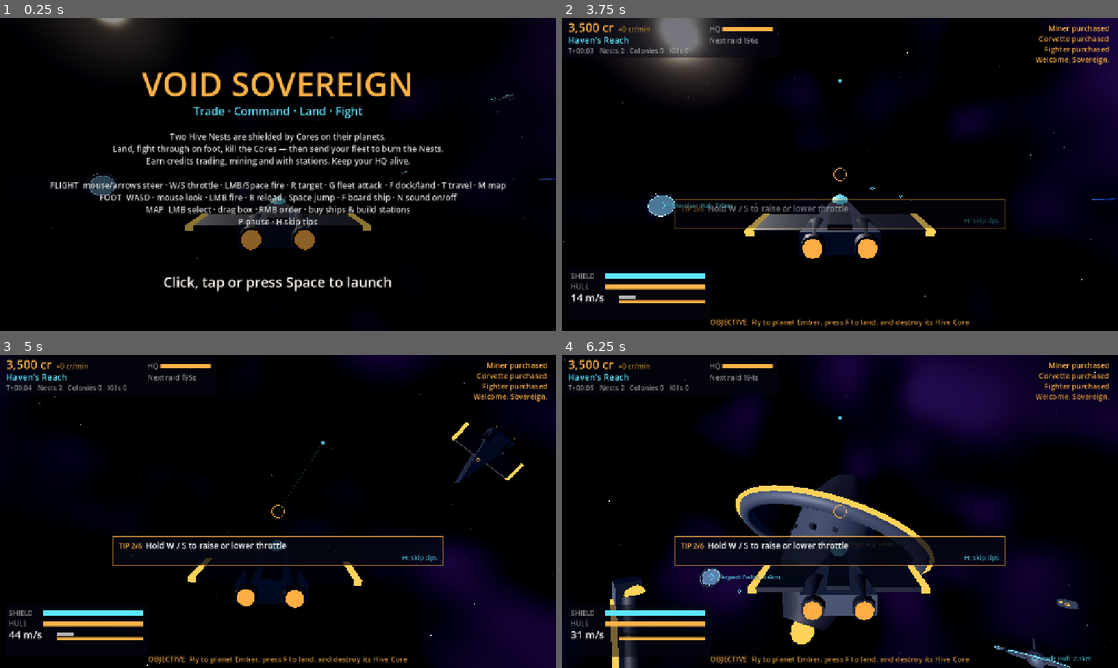
Above: before the commit, frames 1-4 (two rows, left to right).
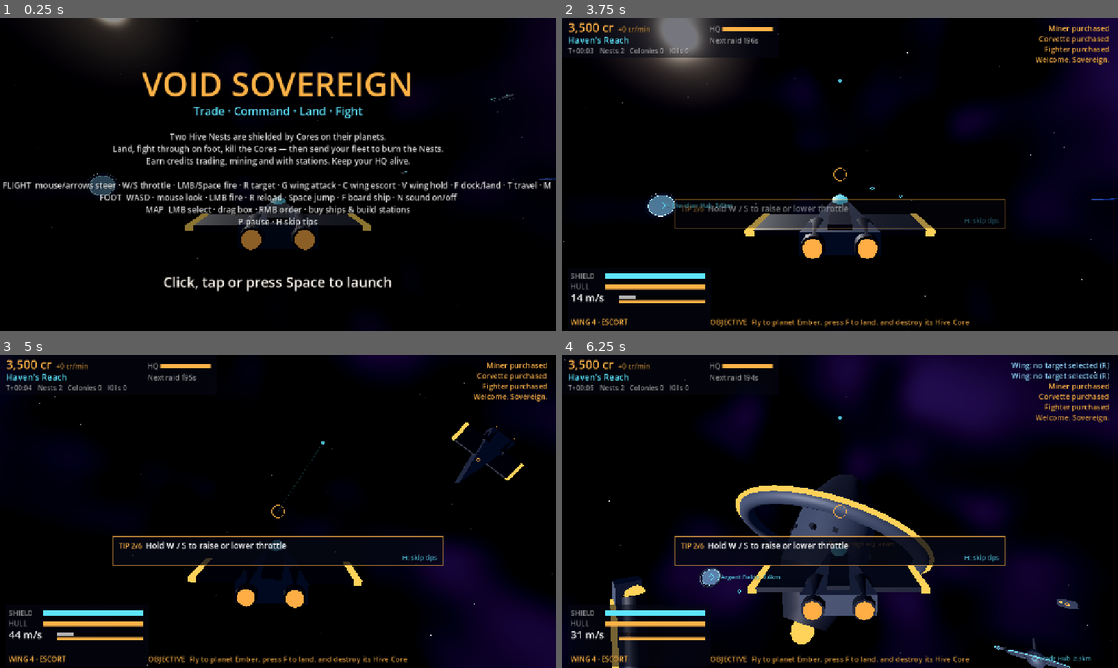
Above: after the commit, the same moments.

Repository: iladin/godot-web-games
Game: Godot game, scene res://scenes/main.tscn
Two runs of this game, one before a commit and one after it. Both use one fixed random seed, a clock stepped at 60 frames per second and the inputs below.
Inputs (mouse positions are in pixels of both pictures, inside the frame that each line leads up to):
- Up to frame 1 (0.25 s): no input
- Up to frame 2 (3.75 s): tap Enter (ui_accept) at 0.5, 0.77 s; move the mouse to (962, 158) at 0.52 s; hold Up (pitch_up) 0.53-1.25 s; hold Shift (boost) 0.53-1.25 s; tap F (act) at 0.6 s; click (962, 158) at 0.67 s; click "Fighter 4,500 cr" at 1.25 s; click "Corvette 16,000 cr" at 2 s; click "Miner 6,000 cr" at 2.75 s; click "Undock" at 3.5 s
- Up to frame 3 (5 s): drag from (166, 527) to (250, 574) at 4.27 s
- Up to frame 4 (6.25 s): move the mouse to (851, 505) at 5.02 s; hold Space (fire) 5.03-5.78 s; hold Up (pitch_up) from 5.03 s (still down); click (851, 505) at 5.17 s; tap G (fleet_attack) at 5.3, 5.85 s; move the mouse to (834, 517) at 5.77 s; click (834, 517) at 5.92 s; tap Enter (ui_accept) at 6.02 s; tap X (stop) at 6.05 s

The runs differ from the first frame. In frame 1, 1.5% of the frame differs, in the area x 0-99%, y 52-56%; in frame 2, 0.1%; in frame 3, 0.1%; in frame 4, 1.2%.

Commit message:
studio(S0016): VS-007 wing commands from the cockpit
G attack / C escort / V hold, ATK/ESC/HOLD touch buttons, HUD wing status line.
QA FAIL (ACT overlap) -> fixed -> PASS. check.sh PASS.

Co-Authored-By: Claude Sonnet 5.5 <noreply@anthropic.com>
Claude-Session: https://claude.ai/code/session_016YmgZmtAb3quGwu6zNfqf4

Diff:
--- a/games/void-sovereign/scripts/selftest.gd
+++ b/games/void-sovereign/scripts/selftest.gd
@@ -200,6 +200,24 @@
 	var pware: String = plan["ware"]
 	assert(pfrom != null and pfrom.sells(pware) and pto != null and pto.buys(pware))
 	assert(int(plan["qty"]) > 0 and int(plan["qty"]) <= tr.cargo_cap)
+
+	# VS-007: wing commands reach only armed player ships in the sector; status line reflects them.
+	var wsec := u.player_ship.sector
+	var w1 := u.spawn_ship("fighter", Defs.Faction.PLAYER, wsec, Vector3(300, 0, 0))
+	var wn := Wing.members(u, wsec).size()
+	assert(wn >= 1 and Wing.members(u, wsec).has(w1), "wing members include armed player ships")
+	assert(not Wing.members(u, wsec).has(u.player_ship), "the player is not in the wing")
+	assert(Wing.command(u, wsec, Wing.ATTACK, 0) == 0, "attack without a target orders nobody")
+	assert(Wing.command(u, wsec, Wing.HOLD) == wn and w1.order == "hold", "hold reaches the whole wing")
+	assert(Wing.status(u, wsec) == "WING %d · HOLD" % wn, "status shows count and order")
+	var hpos := w1.pos
+	for i in 60:
+		ShipAI.update(u, w1, 0.1)
+	assert(w1.pos.distance_to(hpos) < 400.0, "a holding ship does not wander off")
+	assert(Wing.command(u, wsec, Wing.ESCORT) == wn and w1.order == "escort", "escort recalls the wing")
+	w1.order = "patrol"
+	assert(Wing.status(u, wsec) == "WING %d · MIXED" % wn or wn == 1, "mixed orders read MIXED")
+	print("wing commands OK")
 
 	# Gate travel: a ship ordered to another sector arrives within the bound.
 	var hops := u.route(TRAVEL_FROM, TRAVEL_TO).size()
--- a/games/void-sovereign/scripts/sim/ship_ai.gd
+++ b/games/void-sovereign/scripts/sim/ship_ai.gd
@@ -41,6 +41,8 @@
 				_wander(s, delta)
 		"escort":
 			_escort(u, s, t, has_target, delta)
+		"hold":   # VS-007: stay put (guns still fire at anything in range), never chase
+			_brake(s, delta)
 		"raid":
 			_raid(u, s, t, has_target, delta)
 		"trade":
--- a/games/void-sovereign/scripts/sim/ship_data.gd
+++ b/games/void-sovereign/scripts/sim/ship_data.gd
@@ -11,7 +11,7 @@
 var sortie: bool = false          # VS-018 First Sortie scout: only the player's wing fights it (OpeningWave.allows)
 var hidden: bool = false          # docked or parked on a planet: untargetable
 
-# Orders: idle | move | attack | patrol | escort | trade | mine | raid | goto
+# Orders: idle | move | attack | patrol | escort | hold | trade | mine | raid | goto
 var order: String = "idle"
 var order_pos: Vector3 = Vector3.ZERO
 var order_sector: int = 0
--- /dev/null
+++ b/games/void-sovereign/scripts/sim/wing.gd
@@ -0,0 +1,45 @@
+class_name Wing
+extends RefCounted
+## Cockpit wing commands (VS-007): the player's armed ships in the player's current sector.
+## Pure functions over Universe data; no RNG.
+
+const ATTACK := "attack"
+const ESCORT := "escort"
+const HOLD := "hold"
+
+
+## Armed Sovereign ships (not the player's own) in `sector`.
+static func members(u: Universe, sector: int) -> Array[ShipData]:
+	var out: Array[ShipData] = []
+	for e: SimEntity in u.ents_in(sector):
+		if e is ShipData and e.alive and e.faction == Defs.Faction.PLAYER and e.armed() and not (e as ShipData).is_player:
+			out.append(e as ShipData)
+	return out
+
+
+## Issue `order` to the wing; ATTACK needs a live target id. Returns how many ships obeyed.
+static func command(u: Universe, sector: int, order: String, target_id: int = 0) -> int:
+	var t := u.get_ent(target_id)
+	if order == ATTACK and (t == null or not t.alive):
+		return 0
+	var n := 0
+	for s: ShipData in members(u, sector):
+		s.order = order
+		s.order_sector = sector
+		if order == ATTACK:
+			s.order_target = t.id
+		n += 1
+	return n
+
+
+## One-line HUD status, e.g. "WING 3 · ESCORT".
+static func status(u: Universe, sector: int) -> String:
+	var ms := members(u, sector)
+	if ms.is_empty():
+		return "WING none"
+	var first := ms[0].order
+	for s: ShipData in ms:
+		if s.order != first:
+			return "WING %d · MIXED" % ms.size()
+	var label := "ESCORT" if first == ESCORT else ("HOLD" if first == HOLD else ("ATTACK" if first == ATTACK else first.to_upper()))
+	return "WING %d · %s" % [ms.size(), label]
--- a/games/void-sovereign/scripts/space/space_view.gd
+++ b/games/void-sovereign/scripts/space/space_view.gd
@@ -192,8 +192,12 @@
 			u.message.emit("No hostiles in range", Color("8fd8ff"))
 	if (Input.is_action_just_pressed("act") or touch.pressed("act")) and _prompt_action.is_valid():
 		_prompt_action.call()
-	if Input.is_action_just_pressed("fleet_attack"):
+	if Input.is_action_just_pressed("fleet_attack") or touch.pressed("wing_atk"):
 		_fleet_attack()
+	if Input.is_action_just_pressed("wing_escort") or touch.pressed("wing_esc"):
+		_wing_order(Wing.ESCORT, "Wing: escorting you")
+	if Input.is_action_just_pressed("wing_hold") or touch.pressed("wing_hold"):
+		_wing_order(Wing.HOLD, "Wing: holding position")
 
 
 func _unhandled_input(event: InputEvent) -> void:
@@ -230,15 +234,18 @@
 func _fleet_attack() -> void:
 	var t := u.get_ent(target_id)
 	if t == null:
-		return
-	var n := 0
-	for e: SimEntity in u.ents_in(sector_idx):
-		if e is ShipData and e.faction == Defs.Faction.PLAYER and e.armed() and not (e as ShipData).is_player:
-			(e as ShipData).order = "attack"
-			(e as ShipData).order_target = t.id
-			n += 1
+		u.message.emit("Wing: no target selected (R)", Color("8fd8ff"))
+		return
+	var n := Wing.command(u, sector_idx, Wing.ATTACK, t.id)
 	if n > 0:
 		u.message.emit("%d ships attacking %s" % [n, t.display_name], Defs.faction_color(Defs.Faction.PLAYER))
+
+
+func _wing_order(order: String, text: String) -> void:
+	if Wing.command(u, sector_idx, order) > 0:
+		u.message.emit(text, Defs.faction_color(Defs.Faction.PLAYER))
+	else:
+		u.message.emit("No wing in this sector", Color("8fd8ff"))
 
 
 func _lead_point() -> Variant:
--- a/games/void-sovereign/scripts/ui/controls.gd
+++ b/games/void-sovereign/scripts/ui/controls.gd
@@ -6,7 +6,7 @@
 	"thr_up": [KEY_W], "thr_dn": [KEY_S], "roll_l": [KEY_Q], "roll_r": [KEY_E],
 	"strafe_l": [KEY_A], "strafe_r": [KEY_D],
 	"boost": [KEY_SHIFT], "fire": [KEY_SPACE], "target": [KEY_R], "act": [KEY_F],
-	"map": [KEY_M, KEY_TAB], "stop": [KEY_X], "travel": [KEY_T], "fleet_attack": [KEY_G],
+	"map": [KEY_M, KEY_TAB], "stop": [KEY_X], "travel": [KEY_T], "fleet_attack": [KEY_G], "wing_escort": [KEY_C], "wing_hold": [KEY_V],
 	"move_f": [KEY_W], "move_b": [KEY_S], "move_l": [KEY_A], "move_r": [KEY_D],
 	"jump": [KEY_SPACE], "sprint": [KEY_SHIFT], "reload": [KEY_R],
 	"pitch_up": [KEY_UP], "pitch_dn": [KEY_DOWN], "yaw_l": [KEY_LEFT], "yaw_r": [KEY_RIGHT],
--- a/games/void-sovereign/scripts/ui/hud.gd
+++ b/games/void-sovereign/scripts/ui/hud.gd
@@ -147,7 +147,7 @@
 	draw_line(c, cur, Color(CYAN, 0.2), 1.0)
 	# Bottom-left panel: hull, shield, speed.
 	var base := Vector2(20, sz.y - 120) if not space.touch.active else Vector2(20, 130)
-	draw_rect(Rect2(base - Vector2(8, 26), Vector2(330, 120)), PANEL)
+	draw_rect(Rect2(base - Vector2(8, 26), Vector2(330, 144)), PANEL)
 	_txt(base, "SHIELD", 16, DIM)
 	_bar(Rect2(base + Vector2(80, -12), Vector2(230, 12)), ps.shield_frac(), CYAN)
 	_txt(base + Vector2(0, 24), "HULL", 16, DIM)
@@ -165,6 +165,7 @@
 	for w: String in ps.cargo:
 		cargo += "%s %d  " % [Defs.WARE_NAMES[w], int(ps.cargo[w])]
 	_txt(base + Vector2(150, 80), cargo, 14, DIM)
+	_txt(base + Vector2(0, 106), Wing.status(u, space.sector_idx), 16, Defs.faction_color(Defs.Faction.PLAYER))
 	if space.prompt != "" and TutorialHints.on_screen not in ["steer", "throttle"]:
 		_txt(Vector2(0, sz.y * 0.72), space.prompt, 24, Color.WHITE, HORIZONTAL_ALIGNMENT_CENTER, sz.x)
 	if Input.mouse_mode != Input.MOUSE_MODE_CAPTURED and not space.touch.active and not space.docked \
--- a/games/void-sovereign/scripts/ui/overlay.gd
+++ b/games/void-sovereign/scripts/ui/overlay.gd
@@ -46,7 +46,7 @@
 				"Land, fight through on foot, kill the Cores — then send your fleet to burn the Nests.",
 				"Earn credits trading, mining and with stations. Keep your HQ alive.",
 				"",
-				"FLIGHT  mouse/arrows steer · W/S throttle · LMB/Space fire · R target · G fleet attack · F dock/land · T travel · M map",
+				"FLIGHT  mouse/arrows steer · W/S throttle · LMB/Space fire · R target · G wing attack · C wing escort · V wing hold · F dock/land · T travel · M map",
 				"FOOT  WASD · mouse look · LMB fire · R reload · Space jump · F board ship · N sound on/off",
 				"MAP  LMB select · drag box · RMB order · buy ships & build stations",
 				"P pause · H skip tips",
--- a/games/void-sovereign/scripts/ui/touch_controls.gd
+++ b/games/void-sovereign/scripts/ui/touch_controls.gd
@@ -30,7 +30,9 @@
 		["thr_up", "THR+", Vector2(-110, -290), 0.0], ["thr_dn", "THR-", Vector2(-230, -230), 0.0],
 		["target", "TGT", Vector2(-360, -80), 0.0], ["act", "ACT", Vector2(-120, -420), 0.0],
 		["map", "MAP", Vector2(-80, TOP_ROW_Y), 0.0], ["travel", "TRVL", Vector2(-200, TOP_ROW_Y), 0.0],
-		["mute", "SND", Vector2(-320, TOP_ROW_Y), 0.0]],
+		["mute", "SND", Vector2(-320, TOP_ROW_Y), 0.0],
+		["wing_atk", "ATK", Vector2(-400, TOP_ROW_Y + 80.0), 0.0], ["wing_esc", "ESC", Vector2(-520, TOP_ROW_Y + 80.0), 0.0],
+		["wing_hold", "HOLD", Vector2(-640, TOP_ROW_Y + 80.0), 0.0]],
 	"surface": [["fire", "FIRE", Vector2(-120, -130), 62.0], ["jump", "JUMP", Vector2(-250, -90), 0.0],
 		["reload", "RLD", Vector2(-120, -290), 0.0], ["act", "ACT", Vector2(-260, -230), 0.0],
 		["sprint", "RUN", Vector2(-380, -80), 0.0], ["mute", "SND", Vector2(-320, TOP_ROW_Y), 0.0]],
--- a/games/void-sovereign/studio/state.json
+++ b/games/void-sovereign/studio/state.json
@@ -5,9 +5,9 @@
     "since": "",
     "session": ""
   },
-  "session_counter": 15,
-  "last_session": "S0015",
+  "session_counter": 16,
+  "last_session": "S0016",
   "last_mode": "BUILD",
   "last_review_session": "S0012",
-  "builds_since_review": 4
+  "builds_since_review": 5
 }
Not shown, added: games/void-sovereign/scripts/sim/wing.gd.uid
Not shown, changed: games/void-sovereign/DESIGN.md
Not shown, changed: games/void-sovereign/HANDOVER.md
Not shown, changed: games/void-sovereign/studio/BACKLOG.md
Not shown, changed: games/void-sovereign/studio/LOG.md
